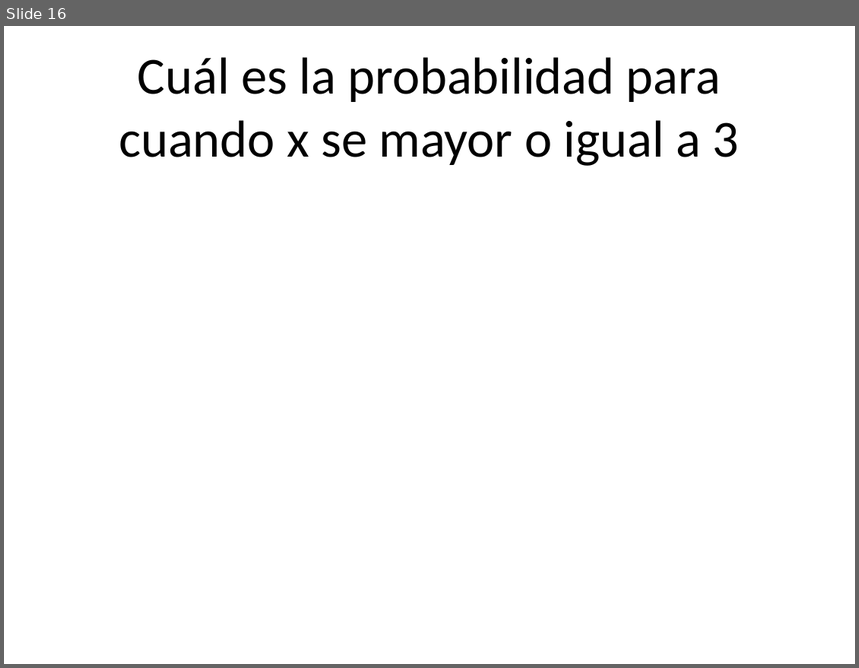
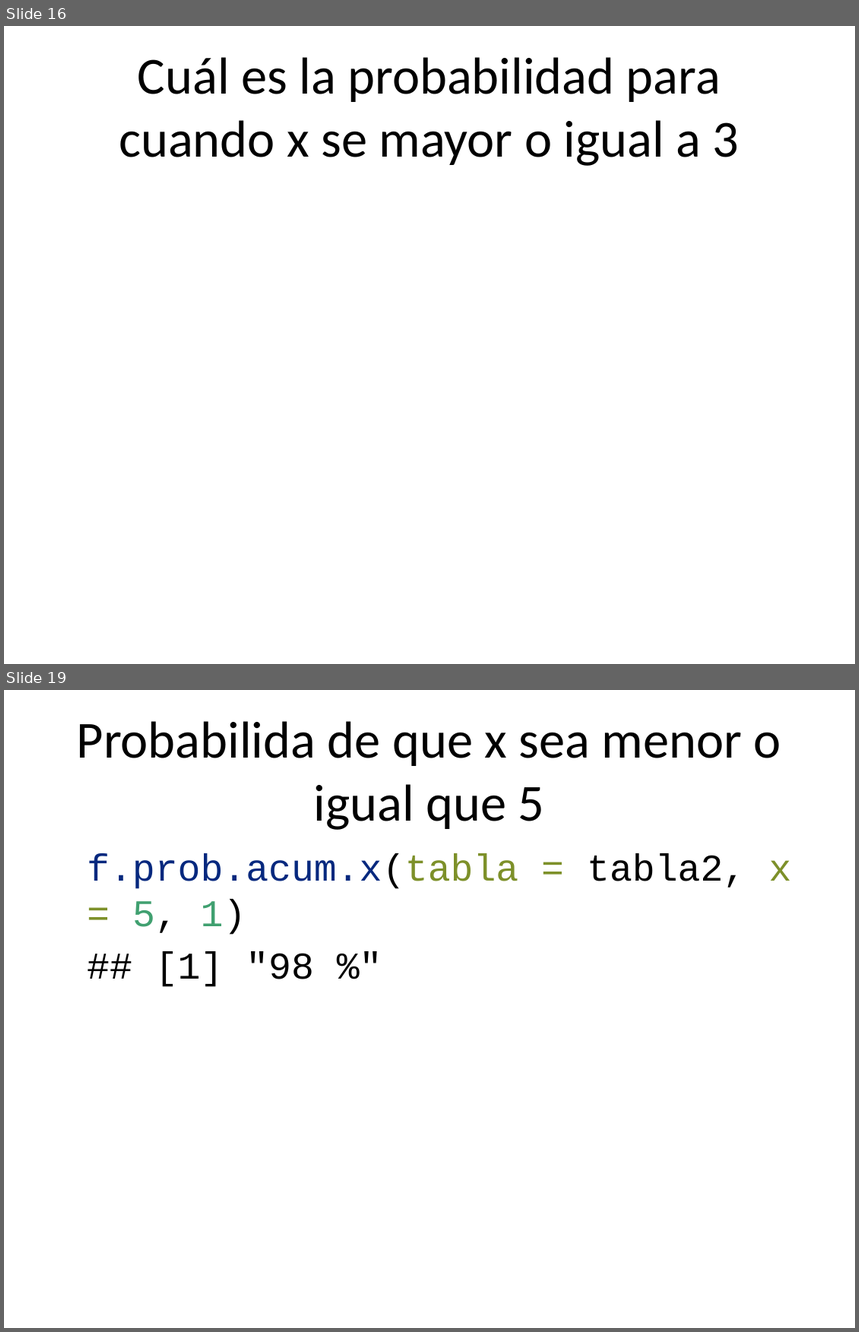
Before and after one commit to rpizarrog/CIIT.-Diplomado-en-Ciencia-de-los-Datos-e-IoT, a slide deck: Módulo II/probabilidad/variables-aleatorias-discretas.pptx. Shown one above the other, each under a label of ours: slide 16 before the commit, slides 16 and 19 after it; the slides between them are not shown. The pictures are 859x668 and 859x1332 pixels, drawn with LibreOffice and Linux fonts; fonts in the diff are those of the drawing. Boxes give left, top, right and bottom in pixels: in the first picture for what was removed or moved away, otherwise in the second. Text is boxed around its words. In the diff, an @@ line names an element or a change of style, - is before the commit and + after.

```diff
--- a/Módulo II/probabilidad/variables-aleatorias-discretas.pptx
+++ b/Módulo II/probabilidad/variables-aleatorias-discretas.pptx
@@ slide 19 added at [4, 690, 855, 1328], background #FFFFFF @@
@@ title added at [77, 721, 781, 830], 44 pt, text #000000 @@
+Probabilida de que x sea menor o igual que 5
@@ text added at [87, 853, 792, 987], 32 pt, text #000000 @@
+f.prob.acum.x(tabla = tabla2, x = 5, 1)
+## [1] "98 %"
```
Also in this commit, not shown: 5 slides changed, 2 other slides added, 1 other file.
